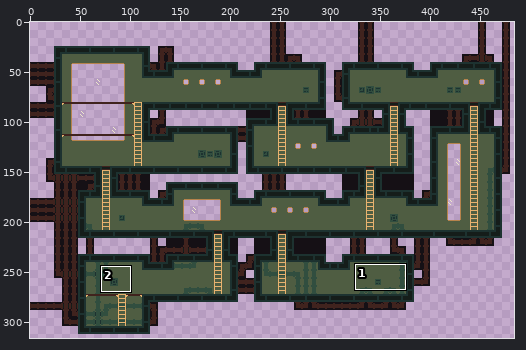
Sprite sheet, stored at Assets/Art/export/submarine_interior.png. The first picture is a wide view before the edit; the outline marks the close-up.
Close-up. The starting point:
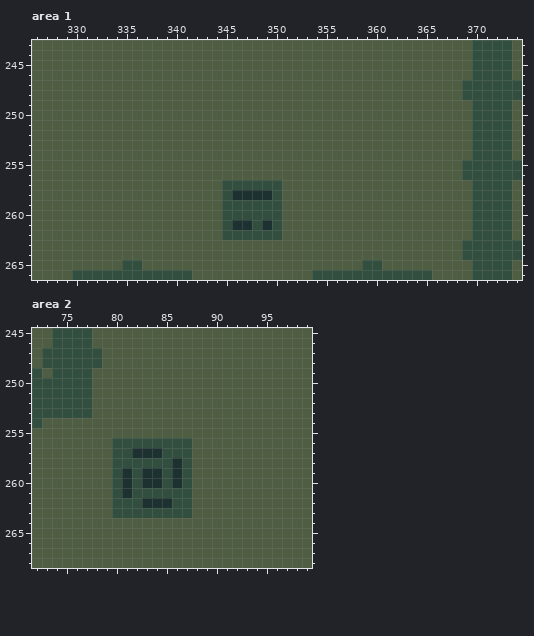
The file is 550x350 pixels. Shown: area 1: x 326..374, y 243..266; area 2: x 72..99, y 245..268. The wide view leaves out empty margins. The commit also changed other parts of the picture, which this record leaves out.
Once edited:
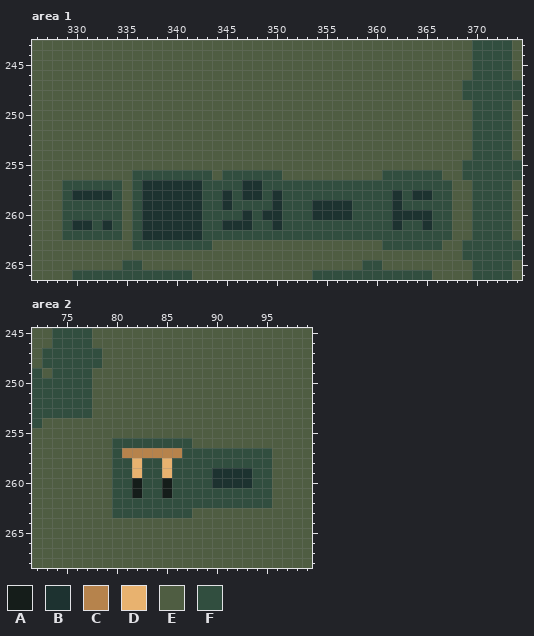
Palette (. is transparent): A #151d1a  B #1d3230  C #b6834c  D #e8b26f  E #4f5d42  F #314e3f
The exact change:
Changed rows in their new state; - is an unchanged pixel.
Area 1:
first column x 329:
256 -------FFFFFFFF-FFFFFF----------FFFFFF-
257 FFFFFF-FBBBBBBFF--BB--FFFFFFFFFFFFFFFFF
258 FBBBBF-FBBBBBBFFBF--FBFFFFFFFFFFFBFBBFF
259 FFFFFF-FBBBBBBFFB----BFFFBBBBFFFFBFFFFF
260 FFFFFF-FBBBBBBFF--B-BBFFFBBBBFFFFBBBBFF
261 FBBFBF-FBBBBBBFFB---FBFFFFFFFFFFFBFFBFF
262 FFFFFF-FBBBBBBFF------FFFFFFFFFFFFFFFFF
263 -------FFFFFFFF-----------------FFFFFF-
Area 2:
first column x 81:
257 CCCCCC-FFFFFFFF
258 -D--DF-FFFFFFFF
259 FDFFDF-FFBBBBFF
260 FAFFAF-FFBBBBFF
261 FA--A--FFFFFFFF
262 --FFF--FFFFFFFF
